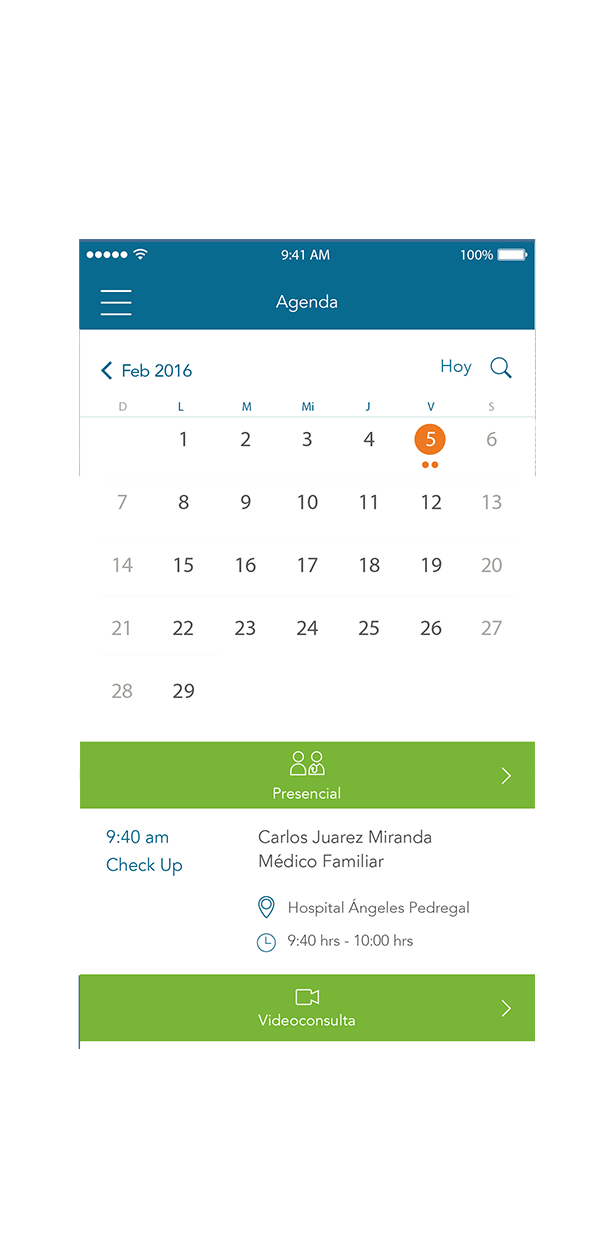
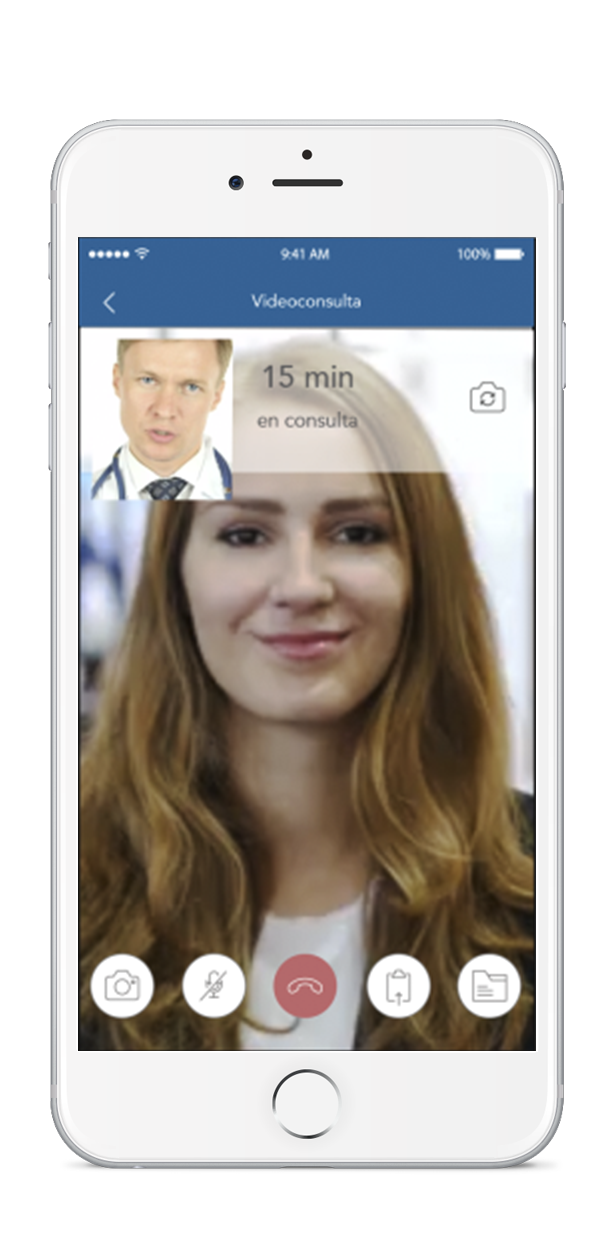
Revision of a layered 600px x 1254px image; what changed, layer by layer:
removed layer "screen-2" over bbox(80, 242, 535, 1050)
removed layer "screen-1" over bbox(81, 242, 534, 1047)
removed layer "Capa 2" over bbox(78, 239, 536, 1049)
added layer "Captura de pantalla 2017-04-06 a las 11.51.28 p.m." above "Capa 5" over bbox(78, 237, 536, 1051)
showed "Capa 0" over bbox(48, 119, 566, 1173)
